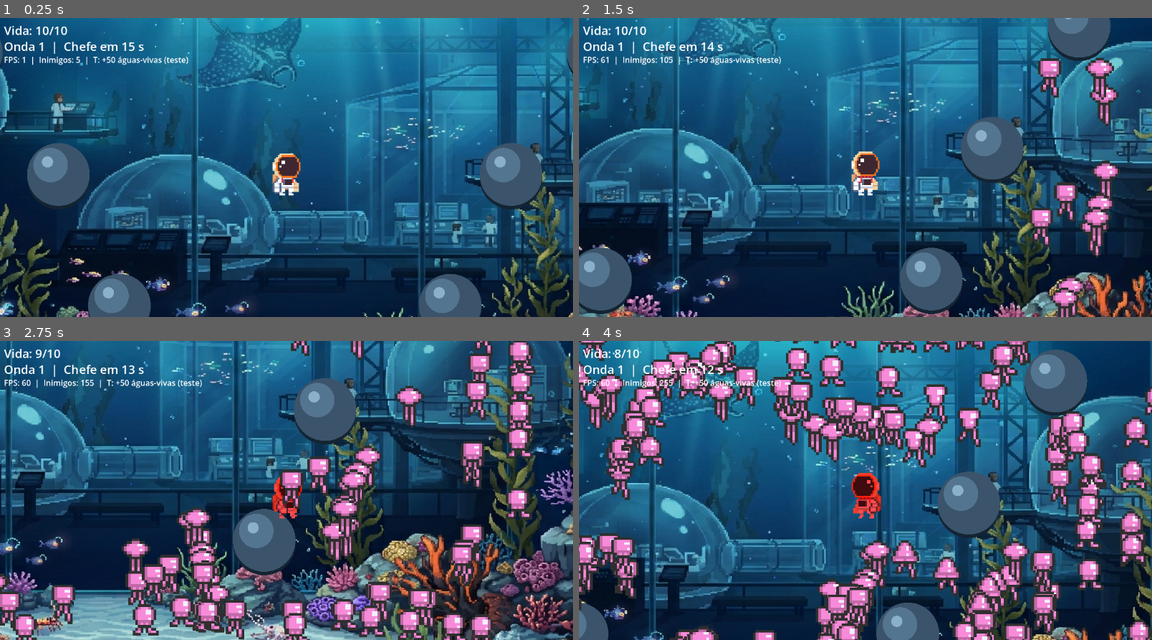
Above: before the commit, frames 1-4 (two rows, left to right).
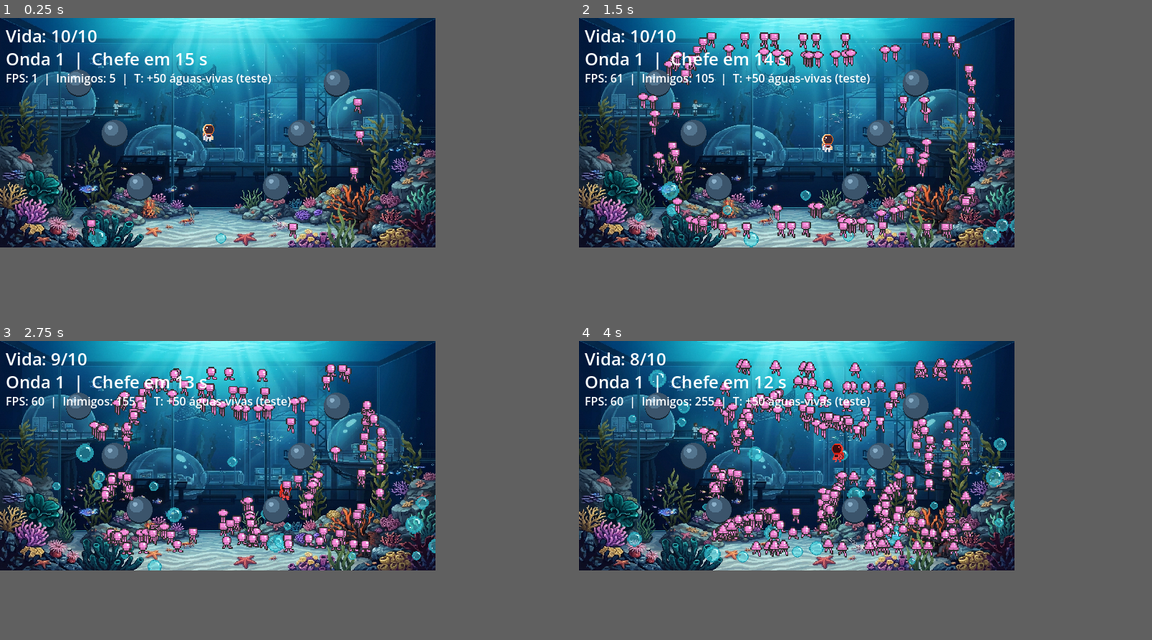
Above: after the commit, the same moments.

Repository: Bianca-diass/802.516-Bianca-Dias-Gonzaga
Game: Godot game, scene res://scenes/agua.tscn
Two runs of this game, one before a commit and one after it. Both use one fixed random seed, a clock stepped at 60 frames per second and the inputs below.
Inputs:
- Up to frame 1 (0.25 s): no input
- Up to frame 2 (1.5 s): tap Enter (ui_accept) at 0.5, 0.77 s; hold Right (right) 0.53-1.28 s; tap T at 0.6, 1.35 s; hold Down (down) from 1.28 s (still down)
- Up to frame 3 (2.75 s): tap Enter (ui_accept) at 1.52 s; release Down (down) at 2.03 s; hold Right (right) from 2.03 s (still down); tap T at 2.1 s
- Up to frame 4 (4 s): release Right (right) at 2.78 s; hold Up (up) 2.78-3.53 s; tap T at 2.85, 3.6 s; tap Enter (ui_accept) at 3.02, 3.77 s; hold Left (left) from 3.53 s (still down)
In our replay, the window is 800x417 before the commit and 608x320 after it. These sizes can differ from the game's own. Grey fills any space a smaller window leaves; there, only what the larger window draws over its background counts as a difference.

The runs differ from the first frame. In frame 1, 84% of the frame differs, in the area x 0-100%, y 0-100%; in frame 2, 85%; in frame 3, 81%; in frame 4, 89%.

Commit message:
adiciona bolhas na cena agua

Diff:
--- /dev/null
+++ b/bolhas/bolhas.tscn
@@ -0,0 +1,17 @@
+[gd_scene load_steps=2 format=3]
+
+[ext_resource type="Texture2D" path="res://bolhas/bolha_media_16.png" id="1"]
+
+[node name="Bolhas" type="CPUParticles2D"]
+amount = 25
+lifetime = 4.0
+texture = ExtResource("1")
+emission_shape = 3
+emission_rect_extents = Vector2(120, 4)
+direction = Vector2(0, -1)
+spread = 15.0
+gravity = Vector2(0, -12)
+initial_velocity_min = 20.0
+initial_velocity_max = 45.0
+scale_amount_min = 0.5
+scale_amount_max = 1.6
--- a/entities/jogador.tscn
+++ b/entities/jogador.tscn
@@ -151,8 +151,7 @@
 shape = SubResource("RectangleShape2D_raifr")
 
 [node name="Camera2D" type="Camera2D" parent="." unique_id=751304463]
-zoom = Vector2(3.5, 3.5)
-limit_left = -153
-limit_top = -87
-limit_right = 807
-limit_bottom = 553
+limit_left = 0
+limit_top = 0
+limit_right = 608
+limit_bottom = 320
--- a/project.godot
+++ b/project.godot
@@ -16,9 +16,11 @@
 
 [display]
 
-window/size/viewport_height=600
+window/size/viewport_width=608
+window/size/viewport_height=320
+window/size/mode=2
 window/stretch/mode="canvas_items"
-window/stretch/scale_mode="integer"
+window/stretch/aspect="expand"
 
 [input]
 
--- a/scenes/agua.tscn
+++ b/scenes/agua.tscn
@@ -4,6 +4,7 @@
 [ext_resource type="PackedScene" uid="uid://d0ush1557653u" path="res://entities/jogador.tscn" id="2_astc6"]
 [ext_resource type="Texture2D" uid="uid://c5i6qb5b2tde0" path="res://sprites/fundo_aquario.jpg" id="2_pqq6q"]
 [ext_resource type="Script" uid="uid://cexf0dkjgttfm" path="res://scripts/ondas.gd" id="4_pqq6q"]
+[ext_resource type="PackedScene" path="res://bolhas/bolhas.tscn" id="5_hbyad"]
 
 [sub_resource type="TileSetAtlasSource" id="TileSetAtlasSource_notw7"]
 texture = ExtResource("1_wrhic")
@@ -18,14 +19,15 @@
 sources/0 = SubResource("TileSetAtlasSource_notw7")
 
 [node name="Node2D" type="Node2D" unique_id=1887765318]
-metadata/_edit_horizontal_guides_ = [321.0]
+metadata/_edit_horizontal_guides_ = [322.0]
+metadata/_edit_vertical_guides_ = [609.0]
 
 [node name="TileMapLayer" type="TileMapLayer" parent="." unique_id=1396095277]
 tile_map_data = PackedByteArray("AAABAAEAAAAAAAEAAAAAAAAAAAABAAEAAAAAAAEAAAABAAEAAAAAAAIAAAABAAEAAAAAAAMAAAABAAEAAAAAAA …(11760 unchanged characters)…
 tile_set = SubResource("TileSet_kauqp")
 
 [node name="Sprite2D" type="Sprite2D" parent="." unique_id=824919962]
-position = Vector2(303.50003, 159.5)
+position = Vector2(306, 160)
 scale = Vector2(0.46009034, 0.40375003)
 texture = ExtResource("2_pqq6q")
 
@@ -36,3 +38,10 @@
 [node name="Ondas" type="Node" parent="." unique_id=1600736974]
 script = ExtResource("4_pqq6q")
 duracao = 15.0
+
+[node name="Bolhas" type="Node2D" parent="." unique_id=1591510603]
+
+[node name="Bolhas2" parent="." unique_id=969293751 instance=ExtResource("5_hbyad")]
+position = Vector2(307, 315)
+amount = 29
+emission_rect_extents = Vector2(307, 4)
Not shown, removed: # DEVLOG — Água Viva (Aquário gigante).txt
Not shown, added: bolhas/LEIAME.txt
Binary file added: bolhas/bolha_estourando_6quadros_32x32.png
Not shown, added: bolhas/bolha_estourando_6quadros_32x32.png.import
Binary file added: bolhas/bolha_gigante_64.png
Not shown, added: bolhas/bolha_gigante_64.png.import
Binary file added: bolhas/bolha_grande_32.png
Not shown, added: bolhas/bolha_grande_32.png.import
Binary file added: bolhas/bolha_media_16.png
Not shown, added: bolhas/bolha_media_16.png.import
Binary file added: bolhas/bolha_pequena_8.png
Not shown, added: bolhas/bolha_pequena_8.png.import
(and 1 more such lines)
